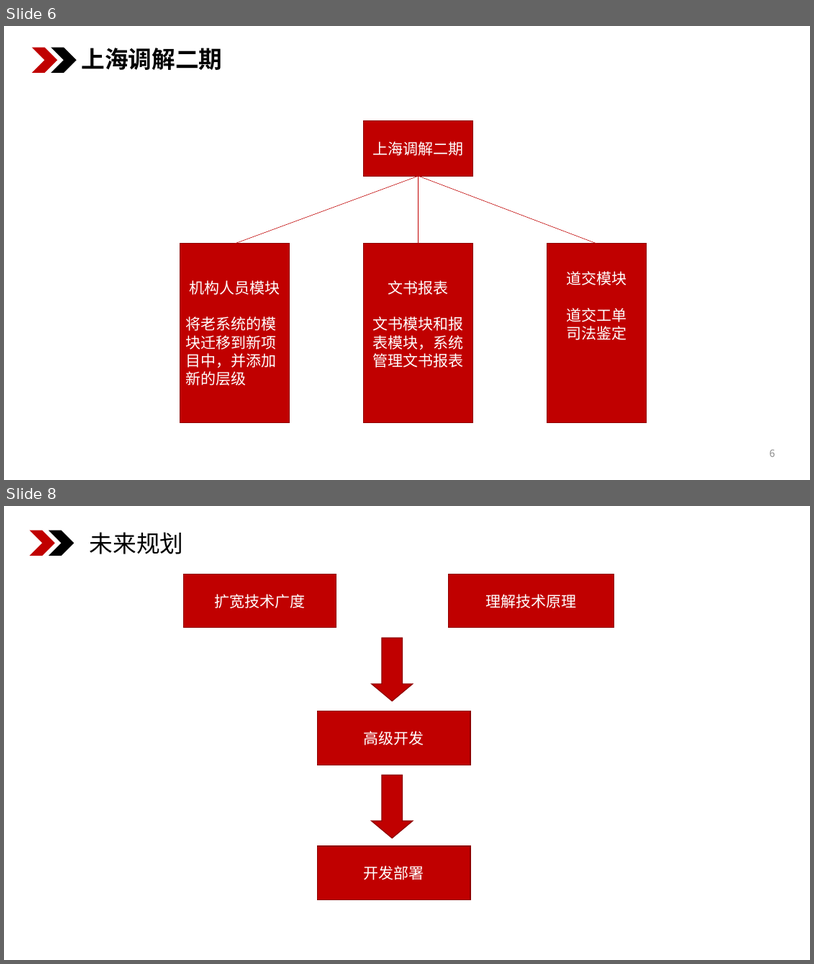
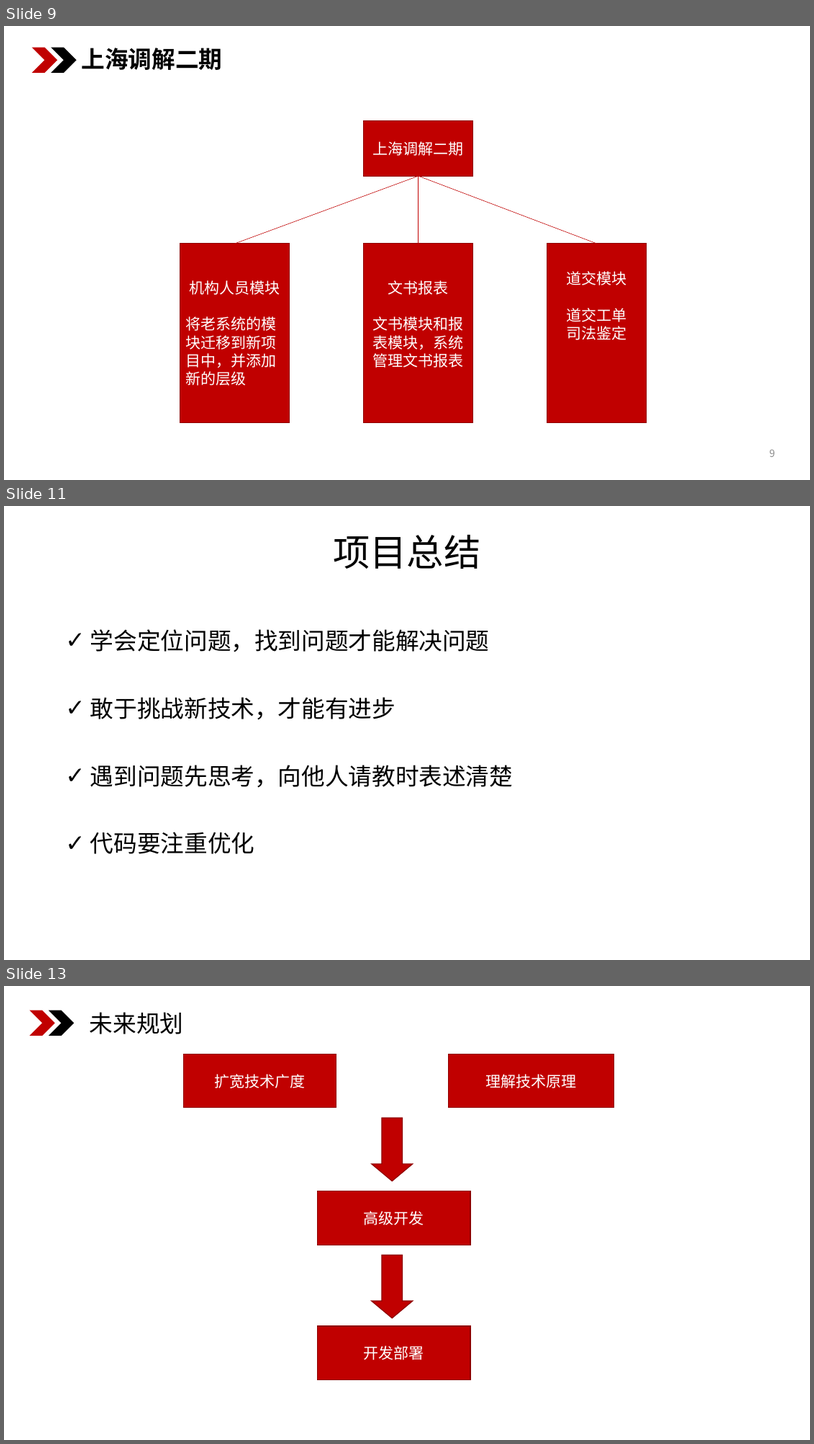
Before and after one commit to lsl645031854/ppt, a slide deck: 述职报告-李帅领.pptx. Shown one above the other, each under a label of ours: slides 6 and 8 before the commit, slides 9, 11 and 13 after it; the slides between them are not shown. The pictures are 814x964 and 814x1444 pixels, drawn with LibreOffice and Linux fonts; fonts in the diff are those of the drawing. Boxes give left, top, right and bottom in pixels: in the first picture for what was removed or moved away, otherwise in the second. Text is boxed around its words. In the diff, an @@ line names an element or a change of style, - is before the commit and + after.

```diff
--- a/述职报告-李帅领.pptx
+++ b/述职报告-李帅领.pptx
@@ slide 11 added at bbox=[4, 506, 810, 960], background #FFFFFF @@
@@ title added at bbox=[333, 534, 481, 569], 44 pt, text #000000 @@
+项目总结
@@ text added at bbox=[90, 629, 513, 854], 28 pt, text #000000 @@
+✓ 学会定位问题，找到问题才能解决问题
+✓ 敢于挑战新技术，才能有进步
+✓ 遇到问题先思考，向他人请教时表述清楚
+✓ 代码要注重优化
@@ what was slide 6 is now slide 9 @@
@@ what was slide 8 is now slide 13 @@
```
Also in this commit, not shown: 3 slides changed, 4 other slides added.
